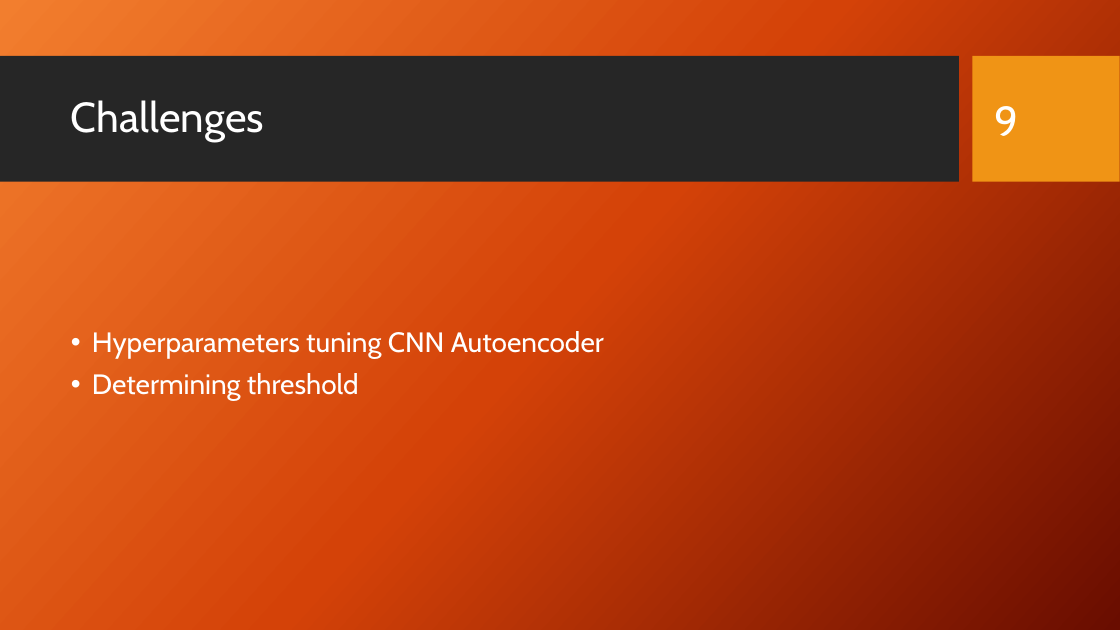
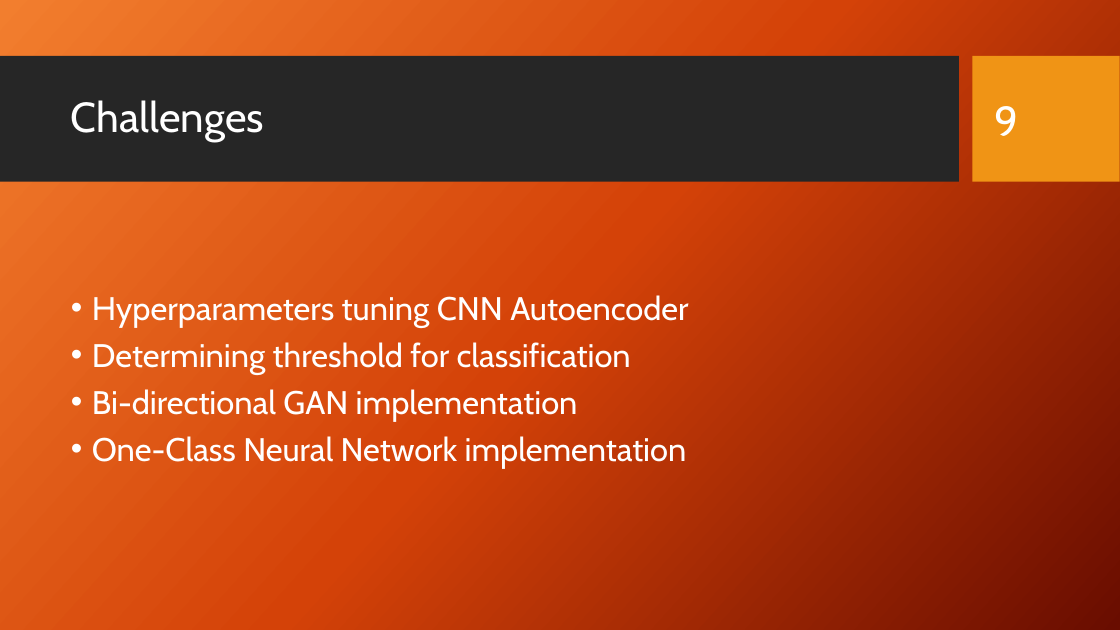
Before and after one commit to Gci04/AnomalyDetectionAMLProject, a slide deck: slide 9 of AD_presentation.pptx. Drawn at 1120x630 pixels with LibreOffice and Linux fonts; fonts in the diff are those of the drawing; background and template pictures are left out. Boxes give left, top, right and bottom in pixels: in the first picture for what was removed or moved away, otherwise in the second. Text is boxed around its words. In the diff, an @@ line names an element or a change of style, - is before the commit and + after.

```diff
--- a/AD_presentation.pptx
+++ b/AD_presentation.pptx
@@ text at box(92, 295, 688, 328): size 24 to 28 pt in "Hyperparameters tuning CNN Autoencoder" @@
@@ text at box(92, 342, 687, 468): text changed; size 24 to 28 pt @@
-• Determining threshold
+• Determining threshold for classification
+• Bi-directional GAN implementation
+• One-Class Neural Network implementation
```
Also in this commit, not shown: 5 other slides changed, 2 slides added, 1 slide removed, 1 other file.
